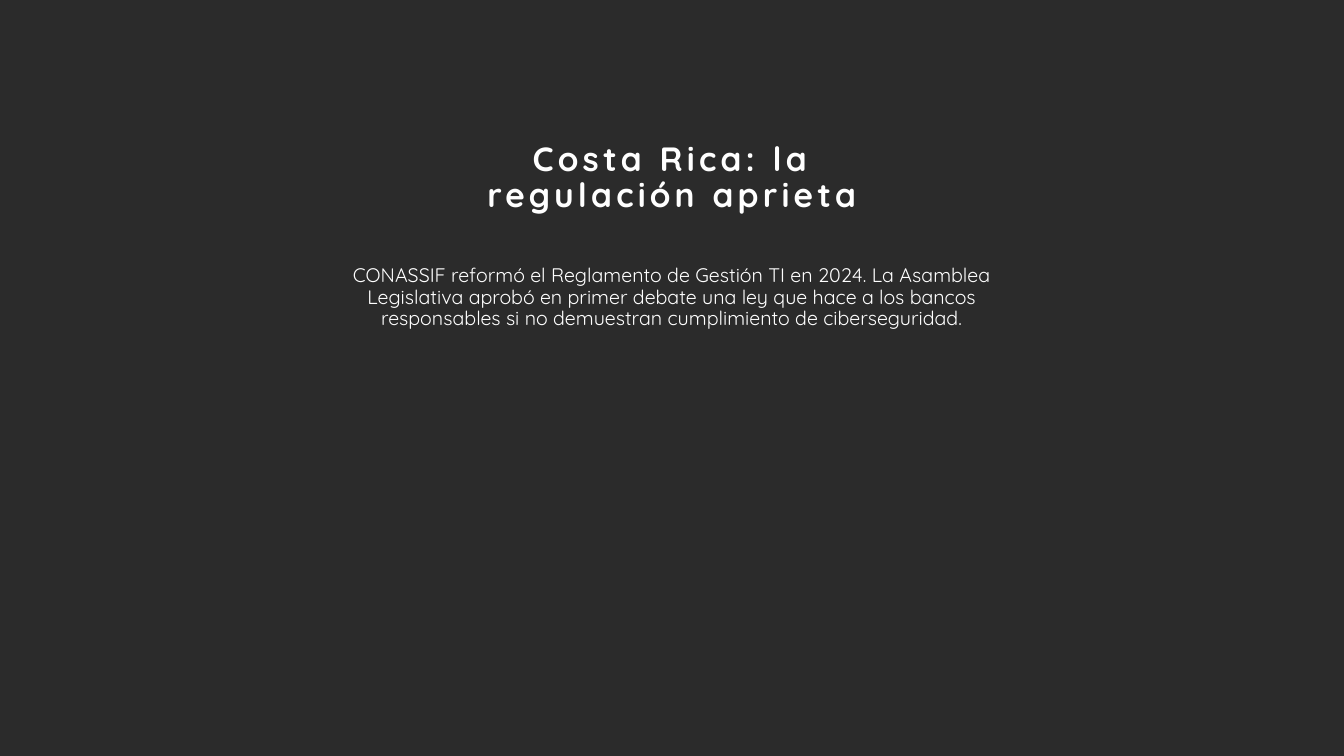
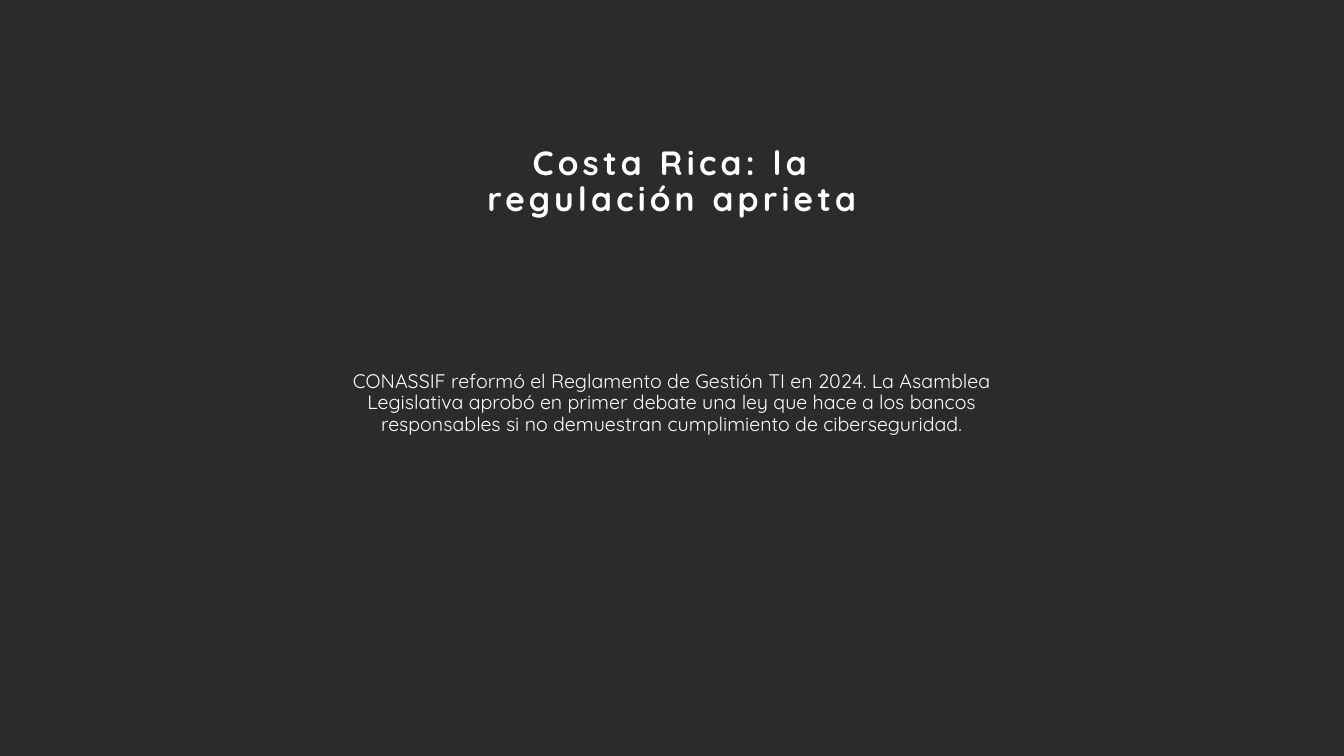
Before and after one commit to victorar42/techno-week, a slide deck: slide 7 of documents/ppt/TechnoWeek_DevSecOps.pptx. Drawn at 1344x756 pixels with LibreOffice and Linux fonts; fonts in the diff are those of the drawing; background and template pictures are left out; a plain dark background stands for a picture behind light text. Boxes give left, top, right and bottom in pixels: in the first picture for what was removed or moved away, otherwise in the second. Text is boxed around its words. In the diff, an @@ line names an element or a change of style, - is before the commit and + after.

```diff
--- a/documents/ppt/TechnoWeek_DevSecOps.pptx
+++ b/documents/ppt/TechnoWeek_DevSecOps.pptx
@@ text "Costa Rica: la regulación aprieta": place and size @@
-text "Costa Rica: la regulación aprieta" at [487, 146, 857, 214]
+text "Costa Rica: la regulación aprieta" at [487, 150, 857, 218]
@@ text "CONASSIF reformó el Reglamento de ...": place and size @@
-text "CONASSIF reformó el Reglamento de ..." at [353, 267, 990, 329]
+text "CONASSIF reformó el Reglamento de ..." at [353, 373, 990, 435]
```
Also in this commit, not shown: 11 other slides changed, 2 slides added, 1 slide removed, 2 other files.
